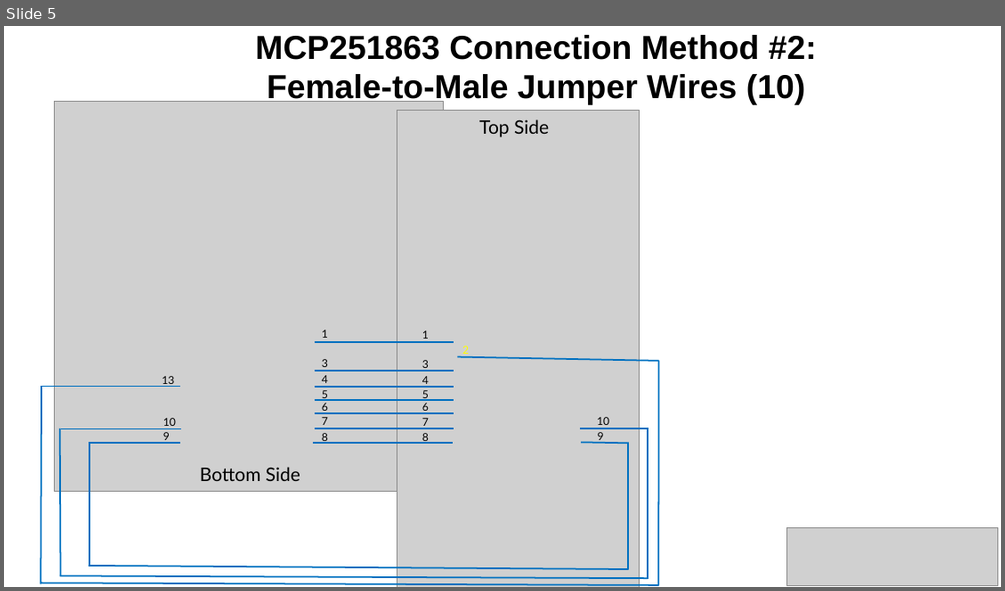
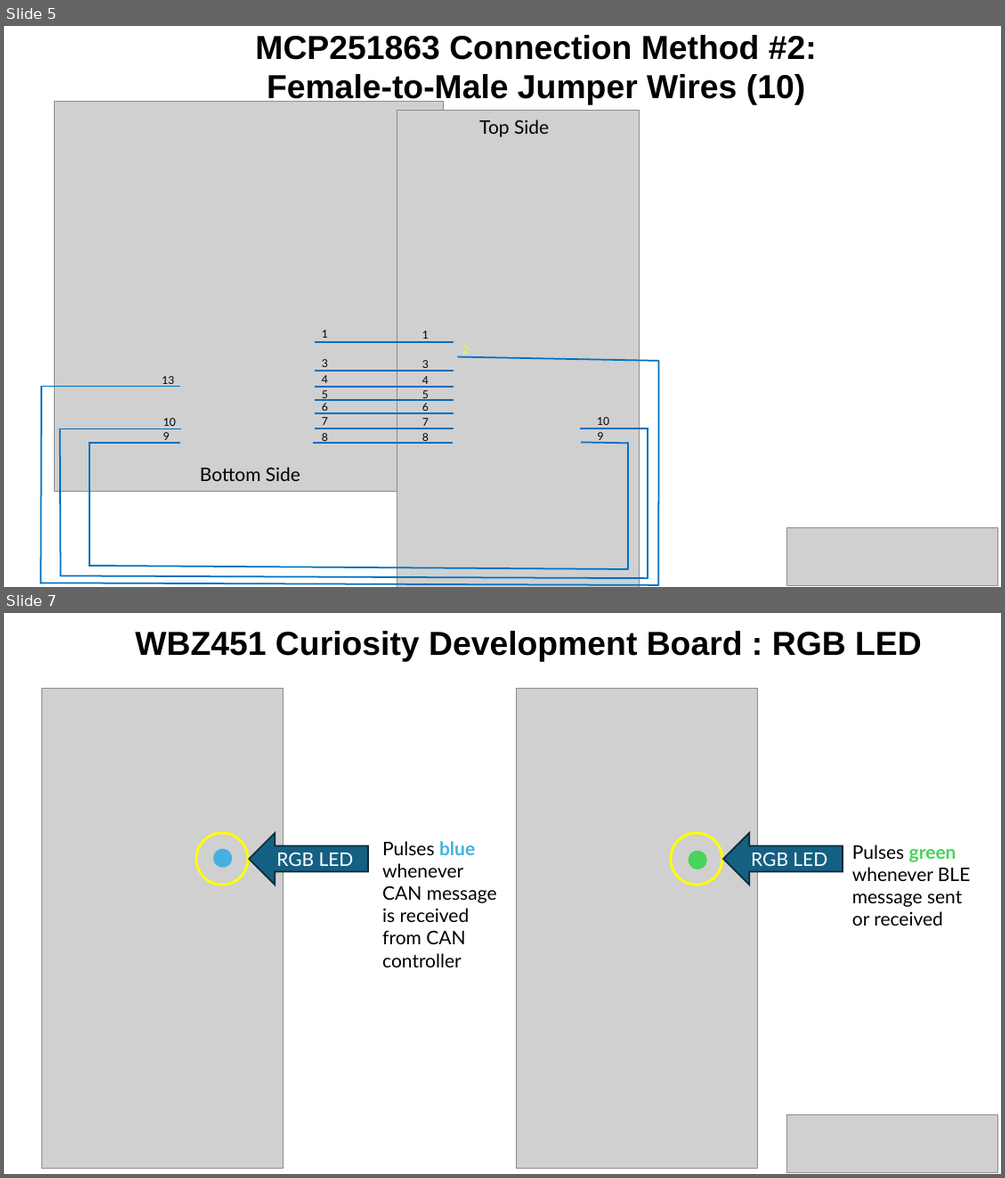
Before and after one commit to MicrochipTech/WBZ45x_BLE_CAN_Sniffer, a slide deck: WBZ45x_CAN_BLE_Peripheral.pptx. Shown one above the other, each under a label of ours: slide 5 before the commit, slides 5 and 7 after it; the slides between them are not shown. The pictures are 1005x591 and 1005x1178 pixels, drawn with LibreOffice and Linux fonts; fonts in the diff are those of the drawing; grey boxes stand for pictures. Boxes give left, top, right and bottom in pixels: in the first picture for what was removed or moved away, otherwise in the second. Text is boxed around its words. In the diff, an @@ line names an element or a change of style, - is before the commit and + after.

```diff
--- a/WBZ45x_CAN_BLE_Peripheral.pptx
+++ b/WBZ45x_CAN_BLE_Peripheral.pptx
@@ slide 7 added at box(4, 613, 1001, 1174), background #FFFFFF @@
@@ text added at box(135, 631, 922, 662), 32 pt, text #000000, bold @@
+WBZ451 Curiosity Development Board : RGB LED
@@ picture added at box(41, 688, 283, 1168) @@
@@ picture added at box(516, 688, 758, 1168) @@
@@ ellipse added at box(196, 833, 248, 884), outline #FFFF00 2.5 pt @@
@@ ellipse added at box(213, 849, 232, 868), fill #46B1E1 @@
@@ left arrow added at box(250, 833, 368, 884), fill #156082, outline #092A39 1.5 pt, 18 pt, text #FFFFFF @@
+RGB LED
@@ text added at box(382, 841, 497, 944), 18 pt, text #000000 @@
+Pulses blue whenever CAN message is received from CAN controller
@@ ellipse added at box(671, 833, 722, 884), outline #FFFF00 2.5 pt @@
@@ ellipse added at box(688, 851, 707, 869), fill #47D45A @@
@@ left arrow added at box(723, 833, 842, 884), fill #156082, outline #092A39 1.5 pt, 18 pt, text #FFFFFF @@
+RGB LED
@@ text added at box(852, 844, 970, 925), 18 pt, text #000000 @@
+Pulses green whenever BLE message sent or received
@@ picture added at box(787, 1115, 998, 1172) @@
```
Also in this commit, not shown: 6 other slides added, 17 other files.
